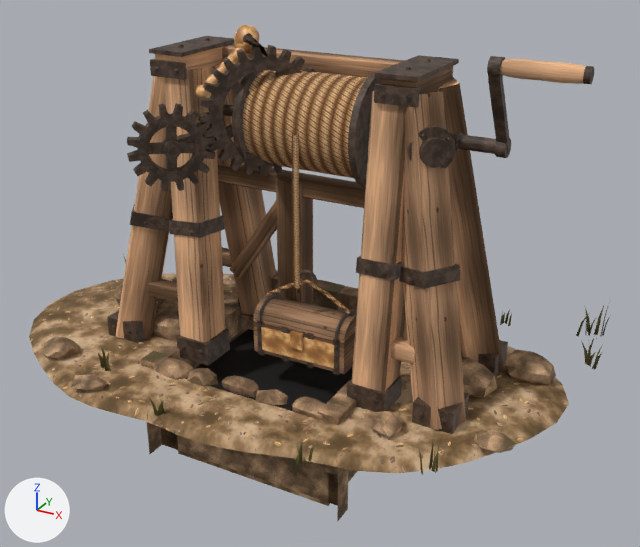
What one commit did to the Blender file forest_rescue/blender/sources/props/lf_mechanism_winch_sequence.blend.
Both versions are drawn from a camera (50 mm lens) standing at (3.66, -6.66, 4.17) and looking at (-0.13, 0.25, 0.72). Every picture has the same lights, and +X, +Y and +Z are marked at lower left. The picture after the commit comes second. Objects named as collision shapes, trigger or cutter boxes, shadow casters or lower levels of detail are left out.

Objects in the first picture: 'lf_mechanism_winch_sequence_LOD0', 'lf_mechanism_winch_sequence_big_gear_LOD0', 'lf_mechanism_winch_sequence_brake_lever_LOD0', 'lf_mechanism_winch_sequence_chest_LOD0', 'lf_mechanism_winch_sequence_chest_lid_LOD0', 'lf_mechanism_winch_sequence_crank_LOD0', 'lf_mechanism_winch_sequence_drum_LOD0', 'lf_mechanism_winch_sequence_pinion_LOD0', 'lf_mechanism_winch_sequence_pit_void_LOD0', 'lf_mechanism_winch_sequence_rope_LOD0' and 1 more.
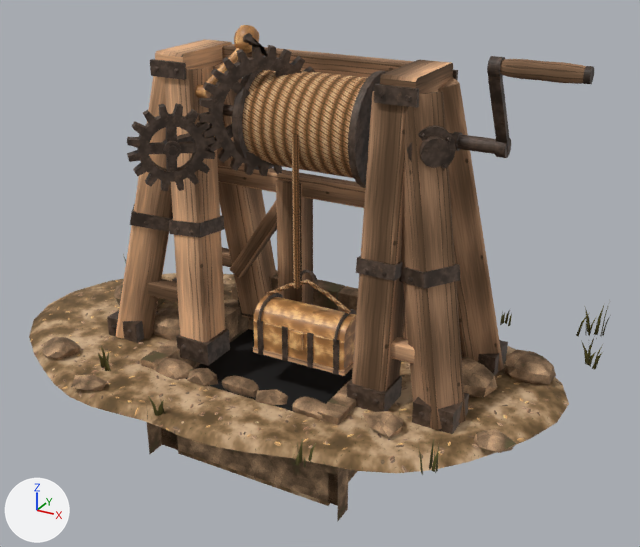
Changed parts and their boxes [x1, y1, x2, y2] in the pictures (640 x 547 px; the box of a moved part takes in the faces that stretch with it):
'lf_mechanism_winch_sequence_LOD0', reshaped: before [29, 36, 610, 522]; after [29, 39, 610, 522]
'lf_mechanism_winch_sequence_chest_LOD0', reshaped: before [253, 270, 355, 375]; after [253, 270, 355, 376]
part 1 of me_lf_mechanism_winch_sequence_lod0, added (mostly hidden): after [453, 70, 458, 80]
part 2 of me_lf_mechanism_winch_sequence_lod0, deleted (brown): before [149, 36, 459, 82]
part 3 of me_lf_mechanism_winch_sequence_lod0, surface changed: [111, 44, 505, 434] in both
part 4 of me_lf_mechanism_winch_sequence_crank_lod0, surface changed: [450, 56, 591, 153] in both
part 5 of me_lf_mechanism_winch_sequence_chest_lod0, moved or reshaped: before [263, 327, 333, 345]; after [253, 347, 353, 376]
part 6 of me_lf_mechanism_winch_sequence_chest_lod0, surface changed: [253, 270, 355, 375] in both
part 7 of me_lf_mechanism_winch_sequence_chest_lod0, recoloured: before [261, 327, 334, 368]; after [253, 348, 344, 376]
part 8 of me_lf_mechanism_winch_sequence_chest_lod0, recoloured: [253, 320, 355, 370] in both
part 9 of me_lf_mechanism_winch_sequence_chest_lid_lod0, recoloured (brown to orange): [253, 295, 356, 342] in both

The change, as a list of edits to the scene's bpy script:
```text
Change me_lf_mechanism_winch_sequence_lod0:
    remove me_lf_mechanism_winch_sequence_lod0.from_pydata(...)  # 2306 vertices, 1813 faces; spans x -3.2..2.46, y -1.74..2.26, z -1.04..2.87
    add me_lf_mechanism_winch_sequence_lod0.from_pydata(...)  # 2266 vertices, 1791 faces; spans x -3.2..2.46, y -1.74..2.26, z -1.04..2.82
    me_lf_mechanism_winch_sequence_lod0 part 1: a new loose piece, a box spanning x 0.716..1.076, y 0.39..0.43, z 2.613..2.753, in mat_lf_mechanism_winch_sequence_iron (picture img_lf_mechanism_winch_sequence_iron_c)
    me_lf_mechanism_winch_sequence_lod0 part 2: 6 loose pieces with 56 vertices, spanning x -1.48..1.08, y -0.43..0.43, z 2.81..2.87, are deleted
    me_lf_mechanism_winch_sequence_lod0 part 3: 429 kept faces spanning x -2.04..1.67, y -0.74..0.74, z -0.04..2.82 get new texture (UV) coordinates
    other edits to the shape of me_lf_mechanism_winch_sequence_lod0 do not show in these pictures
Change me_lf_mechanism_winch_sequence_crank_lod0:
    where me_lf_mechanism_winch_sequence_crank_lod0.from_pydata(...)  # 220 vertices, 158 faces; spans x 0.0..1.193, y -0.132..0.08, z -0.881..0.08
    used by ob_lf_mechanism_winch_sequence_crank_lod0; parent = ob_crank; location = (0.0, 0.0, 0.0)
    me_lf_mechanism_winch_sequence_crank_lod0 part 4: texture (UV) coordinates of 158 of 158 faces, centred in x 0.0..1.193, y -0.127..0.075, z -0.877..0.075, changed; they spanned u -0.45..1.53, v -0.05..0.83 and now span u -0.1..1.88, v 0.0..0.54
Change me_lf_mechanism_winch_sequence_chest_lod0:
    used by ob_lf_mechanism_winch_sequence_chest_lod0; parent = ob_chest; location = (0.0, 0.0, 0.0)
    verts and faces of me_lf_mechanism_winch_sequence_chest_lod0; kept vertices keep their numbers, new ones are numbered from 176
    remove me_lf_mechanism_winch_sequence_chest_lod0.from_pydata(...)  # 176 vertices, 125 faces; spans x -0.473..0.473, y -0.235..0.212, z -0.005..0.866
    add me_lf_mechanism_winch_sequence_chest_lod0.from_pydata(...)  # 176 vertices, 125 faces; spans x -0.483..0.483, y -0.235..0.212, z -0.005..0.866
    me_lf_mechanism_winch_sequence_chest_lod0 part 5
    add delete_vertices([18, 19, 22, 23])  # with the faces that use them
    add verts[16] = (-0.483, -0.21, 0.0)  # moved, pixel (252, 352)
    add verts[17] = (-0.483, -0.21, 0.05)  # moved, pixel (252, 347)
    add verts[20] = (0.483, -0.21, 0.0)  # moved, pixel (344, 376)
    add verts[21] = (0.483, -0.21, 0.05)  # moved, pixel (344, 371)
    add for new, old in zip([*range(176, 180)], [16, 17, 20, 21]): verts[new] = verts[old] + (0.0, 0.42, 0.0)
    add faces += [(16, 17, 177, 176), (20, 178, 179, 21), (176, 177, 179, 178), (17, 21, 179, 177)]  # mat_lf_mechanism_winch_sequence_wood (picture img_lf_mechanism_winch_sequence_wood_c)
    me_lf_mechanism_winch_sequence_chest_lod0 part 6: 121 kept faces spanning x -0.483..0.483, y -0.235..0.212, z -0.005..0.866 get new texture (UV) coordinates
    me_lf_mechanism_winch_sequence_chest_lod0 part 7: 1 face spanning x -0.483..0.483, y -0.21, z 0.0..0.05 switches from mat_lf_mechanism_winch_sequence_brass (picture img_lf_mechanism_winch_sequence_brass_c) to mat_lf_mechanism_winch_sequence_wood (picture img_lf_mechanism_winch_sequence_wood_c)
    me_lf_mechanism_winch_sequence_chest_lod0 part 8: 10 faces spanning x -0.473..0.473, y -0.2..0.2, z 0.0..0.343 switch from mat_lf_mechanism_winch_sequence_wood (picture img_lf_mechanism_winch_sequence_wood_c) to mat_lf_mechanism_winch_sequence_brass (picture img_lf_mechanism_winch_sequence_brass_c)
Change me_lf_mechanism_winch_sequence_chest_lid_lod0:
    where me_lf_mechanism_winch_sequence_chest_lid_lod0.from_pydata(...)  # 78 vertices, 60 faces; spans x -0.473..0.473, y -0.438..0.038, z -0.005..0.191
    used by ob_lf_mechanism_winch_sequence_chest_lid_lod0; parent = ob_chest_lid; location = (0.0, 0.0, 0.0)
    me_lf_mechanism_winch_sequence_chest_lid_lod0 part 9: all 12 faces that had it switch from mat_lf_mechanism_winch_sequence_wood (picture img_lf_mechanism_winch_sequence_wood_c) to mat_lf_mechanism_winch_sequence_brass (picture img_lf_mechanism_winch_sequence_brass_c)
```
